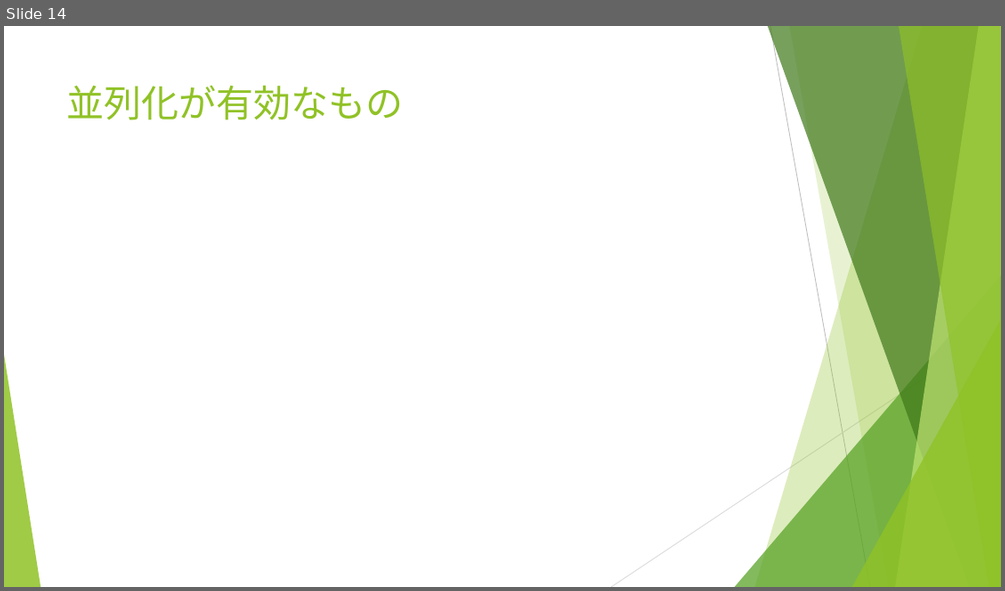
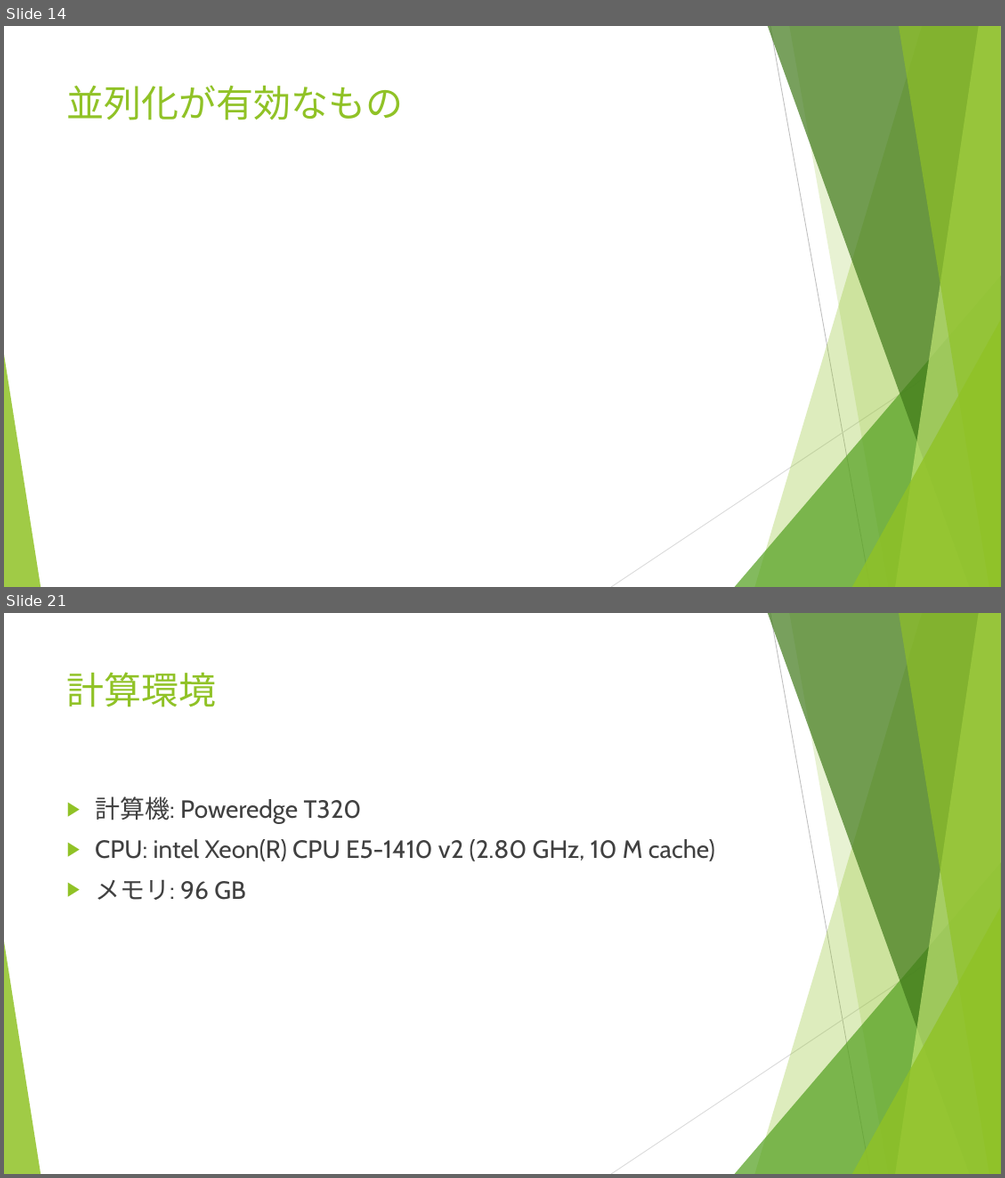
Before and after one commit to r-kurosu/kline_new, a slide deck: 11_30_共有資料.pptx. Shown one above the other, each under a label of ours: slide 14 before the commit, slides 14 and 21 after it; the slides between them are not shown. The pictures are 1005x591 and 1005x1178 pixels, drawn with LibreOffice and Linux fonts; fonts in the diff are those of the drawing; grey boxes stand for pictures. Boxes give left, top, right and bottom in pixels: in the first picture for what was removed or moved away, otherwise in the second. Text is boxed around its words. In the diff, an @@ line names an element or a change of style, - is before the commit and + after.

```diff
--- a/11_30_共有資料.pptx
+++ b/11_30_共有資料.pptx
@@ slide 21 added at [4,613,1001,1174], background #FFFFFF; not listed: 10 template elements that a slide beside it also shows @@
@@ title added at [67,672,217,707], 36 pt, text #90C226 @@
+計算環境
@@ text added at [95,796,715,900], 24 pt, text #404040 @@
+▶ 計算機: Poweredge T320
+▶ CPU: intel Xeon(R) CPU E5-1410 v2 (2.80 GHz, 10 M cache)
+▶ メモリ: 96 GB
```
Also in this commit, not shown: 6 slides changed, 2 other slides added.
